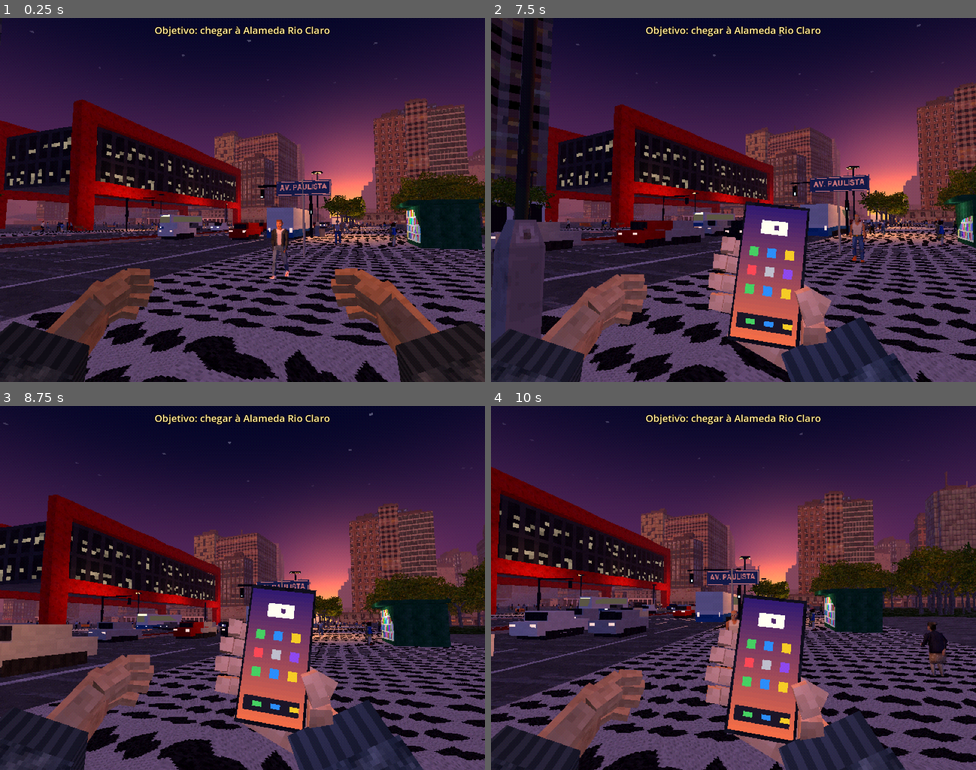
Above: before the commit, frames 1-4 (two rows, left to right).
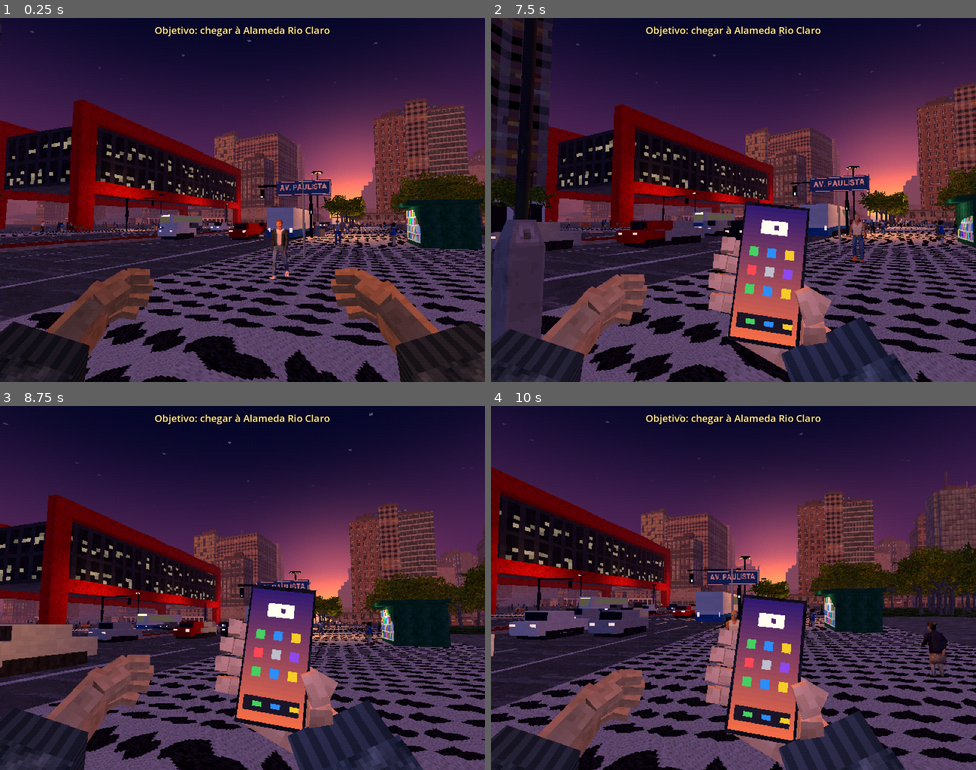
Above: after the commit, the same moments.

Repository: muricristino/walking-simulator-paulista
Game: Godot game, scene res://main.tscn
The game is run twice, just before and just after one commit, with the same random seed, the same clock (stepped at 60 frames per second) and the same inputs.
Inputs (mouse positions are in pixels of both pictures, inside the frame that each line leads up to):
- Up to frame 1 (0.25 s): no input
- Up to frame 2 (7.5 s): tap Enter at 0.5 s; move the mouse to (757, 200) at 0.52 s; hold Up (ui_up) 0.53-5.78 s; tap P at 0.6, 6.6 s; tap Space at 0.77, 1.52, 3.02, 3.77, 4.52, 6.02, 6.77 s; move the mouse to (709, 200) at 1.27 s; tap T at 1.35, 7.35 s; move the mouse to (743, 192) at 2.02 s; tap C at 2.1 s; move the mouse to (728, 207) at 2.77 s; tap Z at 2.85 s; move the mouse to (767, 203) at 3.52 s; tap X at 3.6 s; move the mouse to (694, 196) at 4.27 s; tap R at 4.35 s; move the mouse to (738, 200) at 5.02 s; tap E at 5.1 s; move the mouse to (714, 192) at 5.77 s; hold Right (ui_right) 5.78-6.53 s; tap Shift at 5.85 s; move the mouse to (757, 200) at 6.52 s; hold Up (ui_up) from 6.53 s (still down); move the mouse to (709, 200) at 7.27 s
- Up to frame 3 (8.75 s): keep holding Up (ui_up); tap Space at 7.52 s; move the mouse to (252, 580) at 8.02 s; tap C at 8.1 s
- Up to frame 4 (10 s): move the mouse to (728, 595) at 8.77 s; release Up (ui_up) at 8.78 s; hold Left (ui_left) 8.78-9.53 s; tap Z at 8.85 s; tap Space at 9.02, 9.77 s; move the mouse to (767, 591) at 9.52 s; hold Up (ui_up) from 9.53 s (still down); tap X at 9.6 s

The runs differ from the first frame. In frame 1, less than 0.1% of the frame differs, in the area x 71-80%, y 57-60%; in frame 2, less than 0.1%, in the area x 11-87%, y 55-60%; in frame 3, less than 0.1%; in frame 4, less than 0.1%.

Commit message:
perf(crowd): update distant pedestrians less often

Diff:
--- a/scripts/crowd.gd
+++ b/scripts/crowd.gd
@@ -13,6 +13,7 @@
 const GAP := 0.7
 const GAP_PLAYER := 0.8
 const NEAR := 70.0
+const CLOSE := 25.0
 const SHOW := 160.0
 const STATIC_ANIM := 35.0
 const PAULISTA_WALKERS := 80
@@ -82,8 +83,9 @@
 	frame += 1
 	for i in walkers.size():
 		var w: Dictionary = walkers[i]
-		if w.near or (frame + i) % 5 == 0:
-			_update(w, dt if w.near else dt * 5.0, pp)
+		var every: int = 1 if w.close else (2 if w.near else (5 if w.shown else 12))
+		if (frame + i) % every == 0:
+			_update(w, dt * every, pp)
 	lod_t -= dt
 	if lod_t <= 0.0:
 		lod_t = 0.4
@@ -524,7 +526,7 @@
 		"speed": v0, "v": v0 * 0.5, "h": h, "want_h": h, "want_v": v0, "walking": true,
 		"pos": Vector2(p.x, p.z), "vel": Vector2.ZERO, "y": p.y, "yt": rng.randf() * 0.3,
 		"st": rng.randf() * 0.15, "state": "walk", "timer": rng.randf_range(8.0, 30.0),
-		"stuck": 0.0, "cool": 0.0, "near": true, "prog_t": 0.0, "prog_s": s, "fails": 0, "anim": "walk", "spot": Vector3.ZERO, "face": 0.0, "delay": 0.0,
+		"stuck": 0.0, "cool": 0.0, "near": true, "close": true, "shown": true, "prog_t": 0.0, "prog_s": s, "fails": 0, "anim": "walk", "spot": Vector3.ZERO, "face": 0.0, "delay": 0.0,
 	}
 	walkers.append(w)
 	return w
@@ -622,10 +624,11 @@
 	var p: Vector2 = w.pos
 	var d2 := Vector2(pp.x - p.x, pp.z - p.y).length_squared()
 	var near := d2 < NEAR * NEAR
+	w.close = d2 < CLOSE * CLOSE
 	w.st -= dt
 	w.cool = maxf(float(w.cool) - dt, 0.0)
 	if w.st <= 0.0:
-		w.st = 0.15 if near else 1.0
+		w.st = (0.15 if w.close else 0.25) if near else 1.0
 		_think(w, pp, w.st)
 	_move(w, dt, pp)
 	var n: Node3D = w.node
@@ -635,7 +638,8 @@
 		w.near = near
 		if ap:
 			ap.active = near
-	n.visible = d2 < SHOW * SHOW
+	w.shown = d2 < SHOW * SHOW
+	n.visible = w.shown
 	var moving: bool = w.v > 0.12
 	var want: String = "walk" if moving else ("phone" if w.state == "pause" and c.anims.has("phone") else "idle")
 	if want != w.anim:
